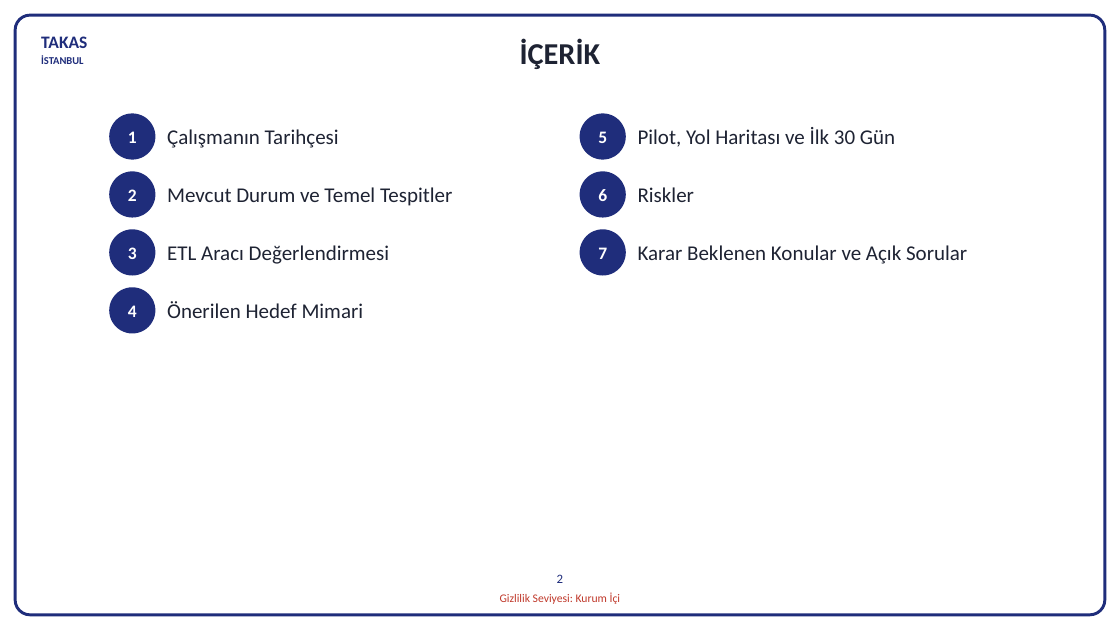
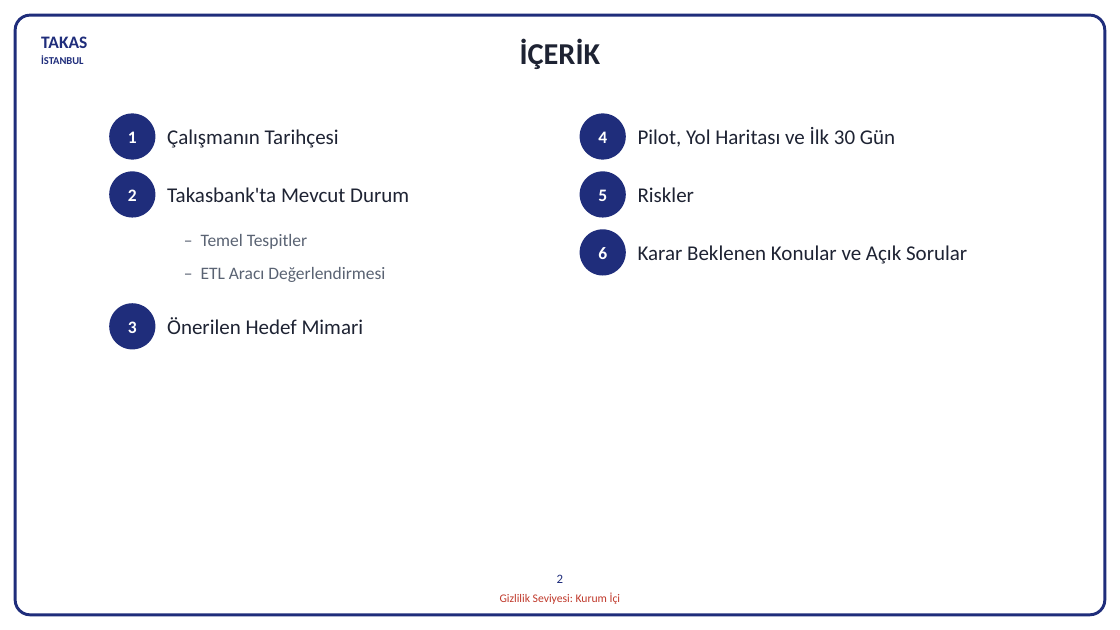
Before and after one commit to hanifidemirel0/Cursor-Projects, a slide deck: slide 2 of outputs/dwh-sunum-kasim-2026/5 - DWHSunum_Kasim2026.pptx. Drawn at 1120x630 pixels with LibreOffice and Linux fonts; fonts in the diff are those of the drawing. Boxes give left, top, right and bottom in pixels: in the first picture for what was removed or moved away, otherwise in the second. Text is boxed around its words. In the diff, an @@ line names an element or a change of style, - is before the commit and + after.

```diff
--- a/outputs/dwh-sunum-kasim-2026/5 - DWHSunum_Kasim2026.pptx
+++ b/outputs/dwh-sunum-kasim-2026/5 - DWHSunum_Kasim2026.pptx
@@ ellipse "4": place and size @@
-ellipse "4" at box(109, 287, 155, 334)
+ellipse "4" at box(580, 113, 626, 160)
@@ ellipse "5": place and size @@
-ellipse "5" at box(580, 113, 626, 160)
+ellipse "5" at box(580, 171, 626, 218)
@@ text at box(167, 187, 409, 202): text changed @@
-Mevcut Durum ve Temel Tespitler
+Takasbank'ta Mevcut Durum
@@ text added at box(201, 234, 307, 249), 15 pt, text #5A6373 @@
+– Temel Tespitler
@@ ellipse "6": place and size @@
-ellipse "6" at box(580, 171, 626, 218)
+ellipse "6" at box(580, 229, 626, 276)
@@ ellipse removed at box(580, 229, 626, 276) @@
-7
@@ text at box(201, 267, 385, 282): text changed; size 18 to 15 pt; text colour #1E2333 to #5A6373 @@
-ETL Aracı Değerlendirmesi
+– ETL Aracı Değerlendirmesi
@@ ellipse "3": place and size @@
-ellipse "3" at box(109, 229, 155, 276)
+ellipse "3" at box(109, 303, 155, 350)
@@ text "Önerilen Hedef Mimari": place and size @@
-text "Önerilen Hedef Mimari" at box(167, 301, 364, 318)
+text "Önerilen Hedef Mimari" at box(167, 317, 364, 334)
```
Also in this commit, not shown: 3 other files.
